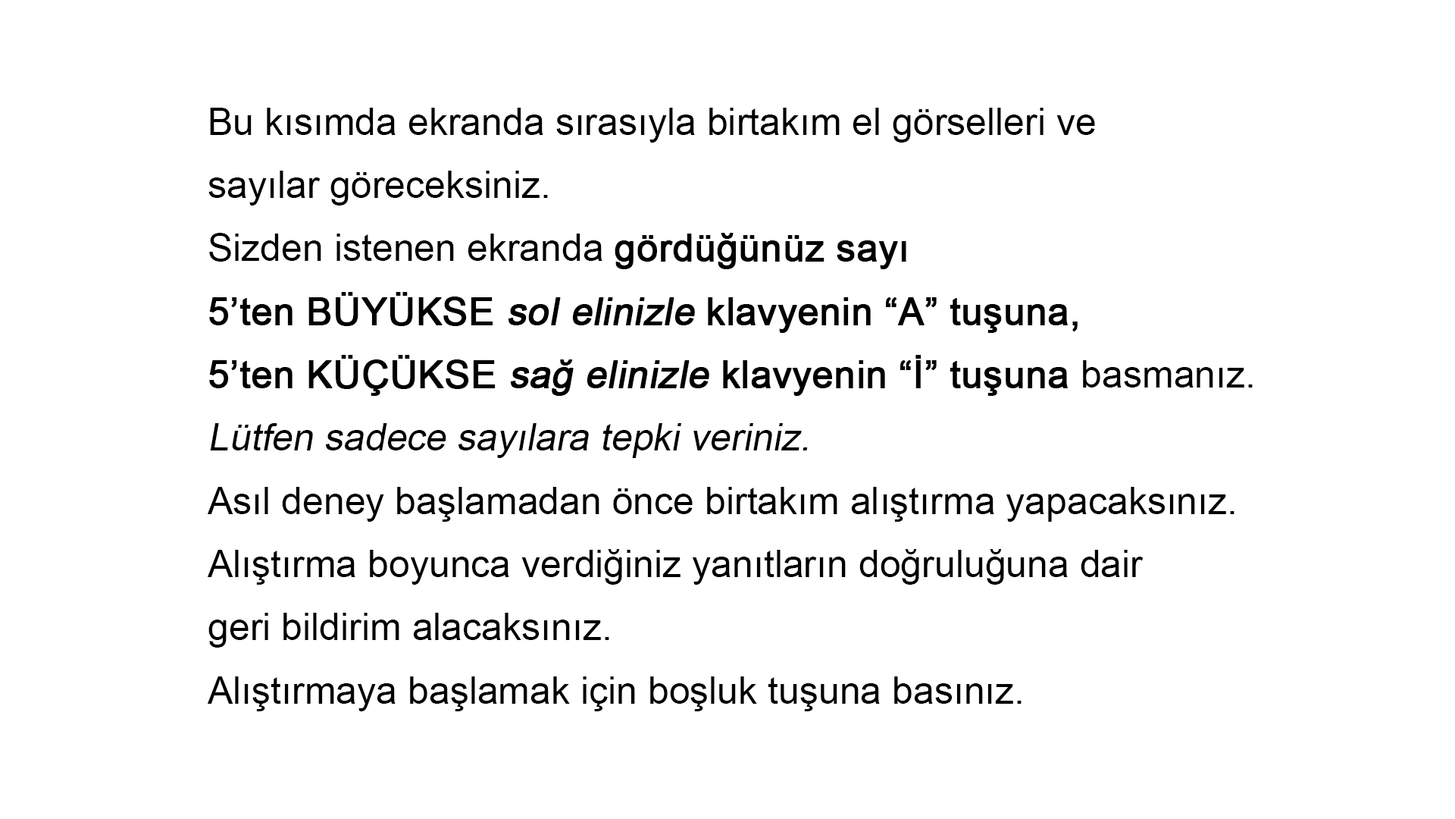
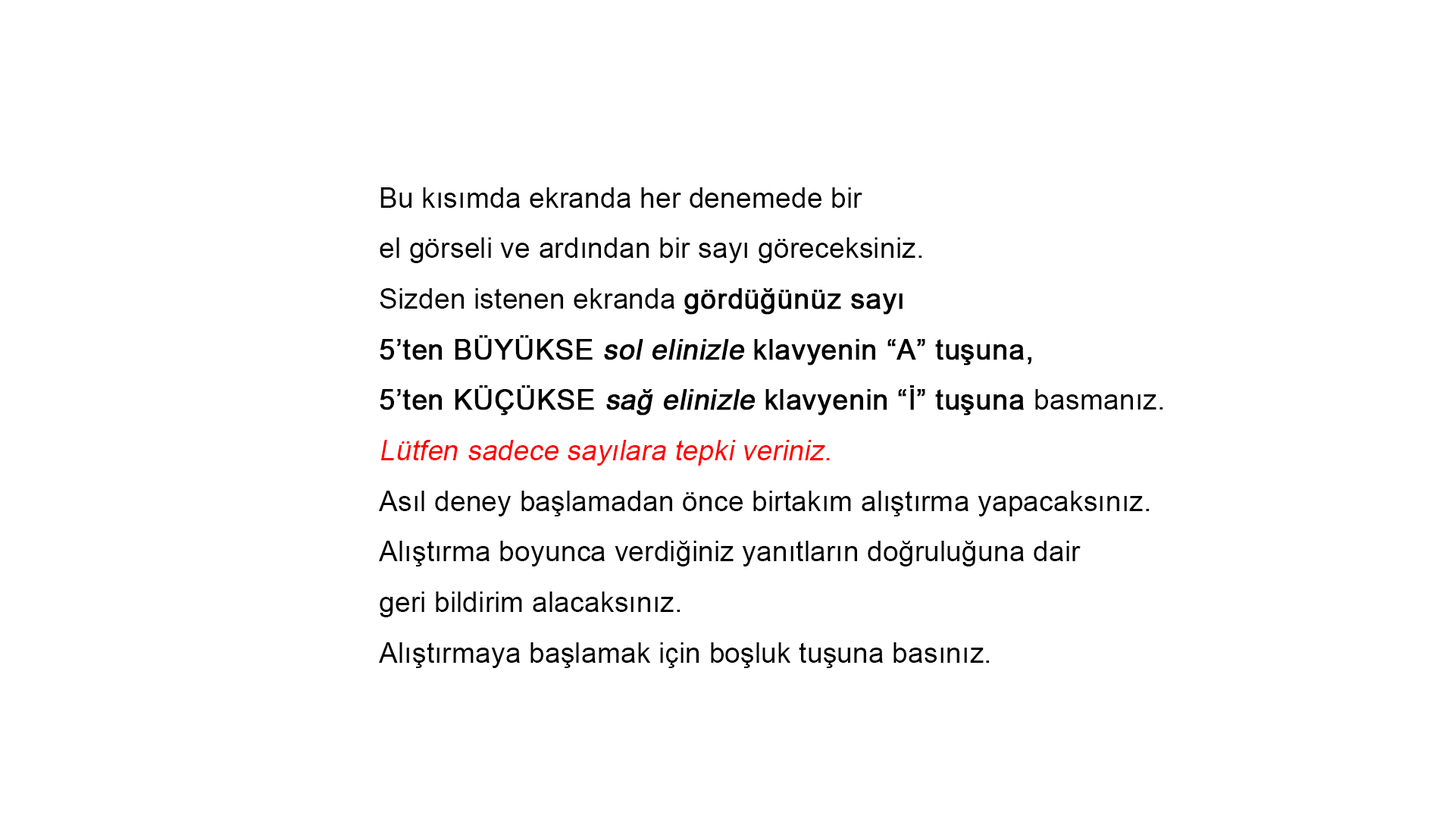
Layered file, before and after one edit (1455px x 819px). Changes by layer:
renamed "Bu kısımda ekranda sırasıyla birtakım el görselleri ve sayılar" to "Bu kısımda ekranda her denemede bir el görseli ve ardından bir", painted on it over [207, 107, 1253, 711]
